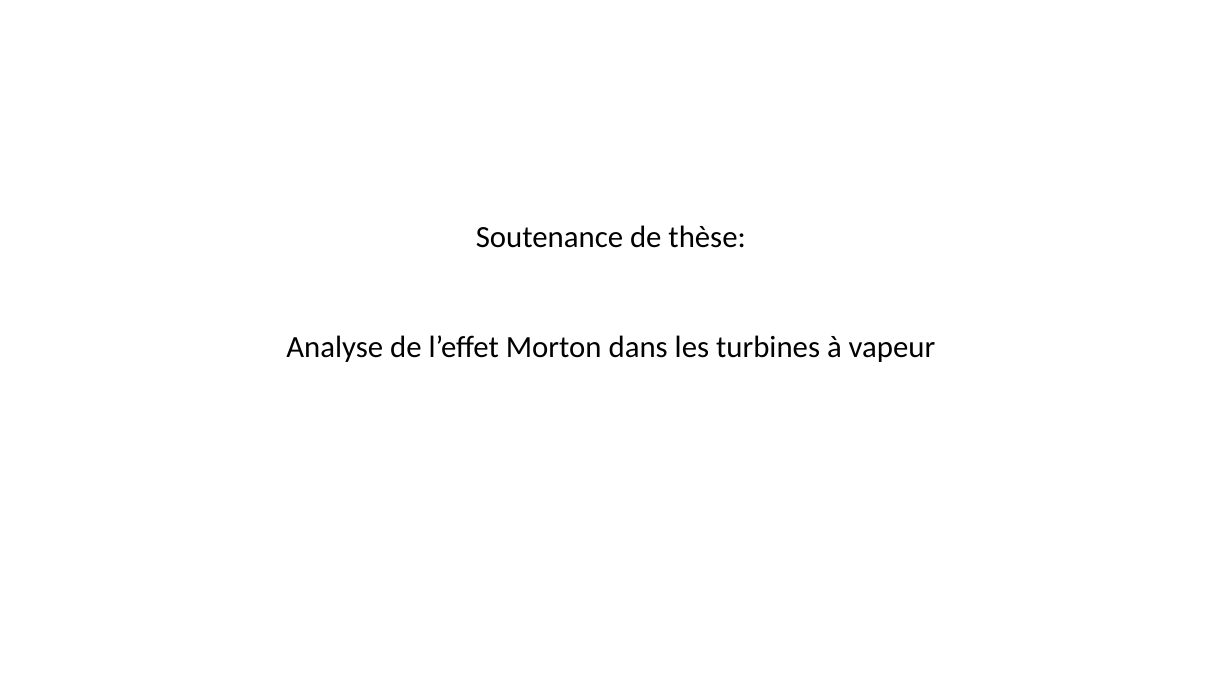
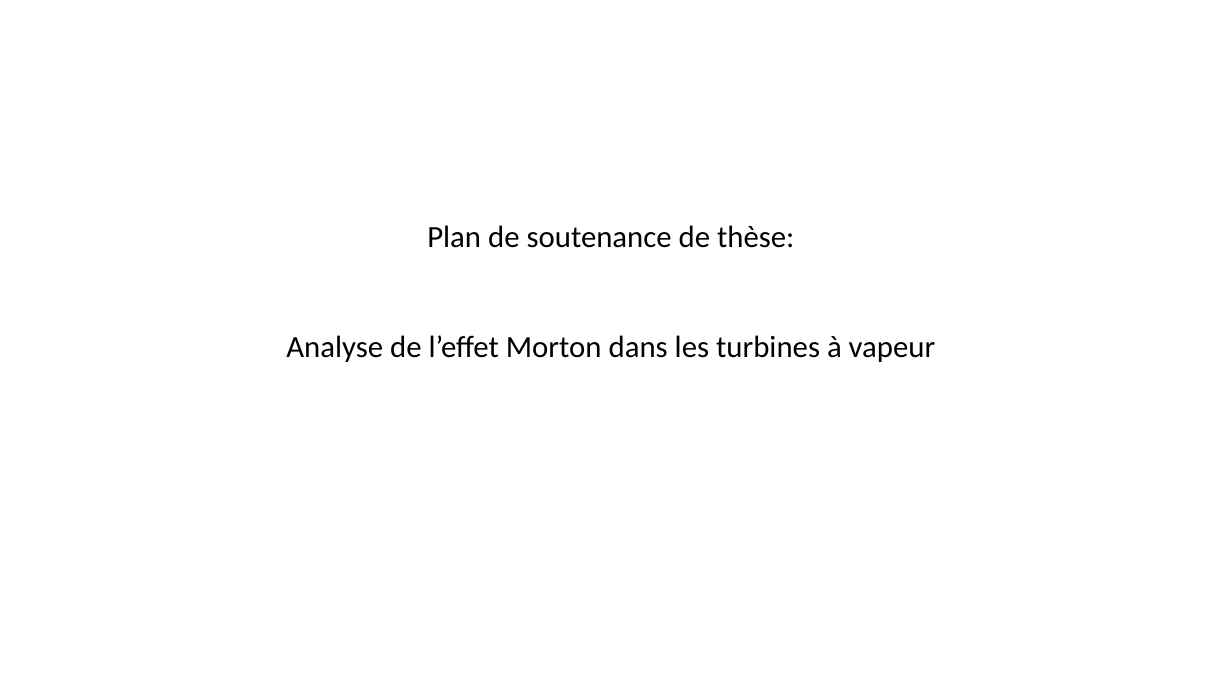
Before and after one commit to SilunZ/SoutenanceThese, a slide deck: slide 1 of Plan de soutenance These Morton Silun.pptx. Drawn at 1232x693 pixels with LibreOffice and Linux fonts; fonts in the diff are those of the drawing. Boxes give left, top, right and bottom in pixels: in the first picture for what was removed or moved away, otherwise in the second. Text is boxed around its words. In the diff, an @@ line names an element or a change of style, - is before the commit and + after.

Commit message:
slides de soutenance V0.1

```diff
--- a/Plan de soutenance These Morton Silun.pptx
+++ b/Plan de soutenance These Morton Silun.pptx
@@ text at (x1=427, y1=225, x2=794, y2=248): text changed @@
-Soutenance de thèse:
+Plan de soutenance de thèse:
```
Also in this commit, not shown: 1 other slide changed, 1 other file.
